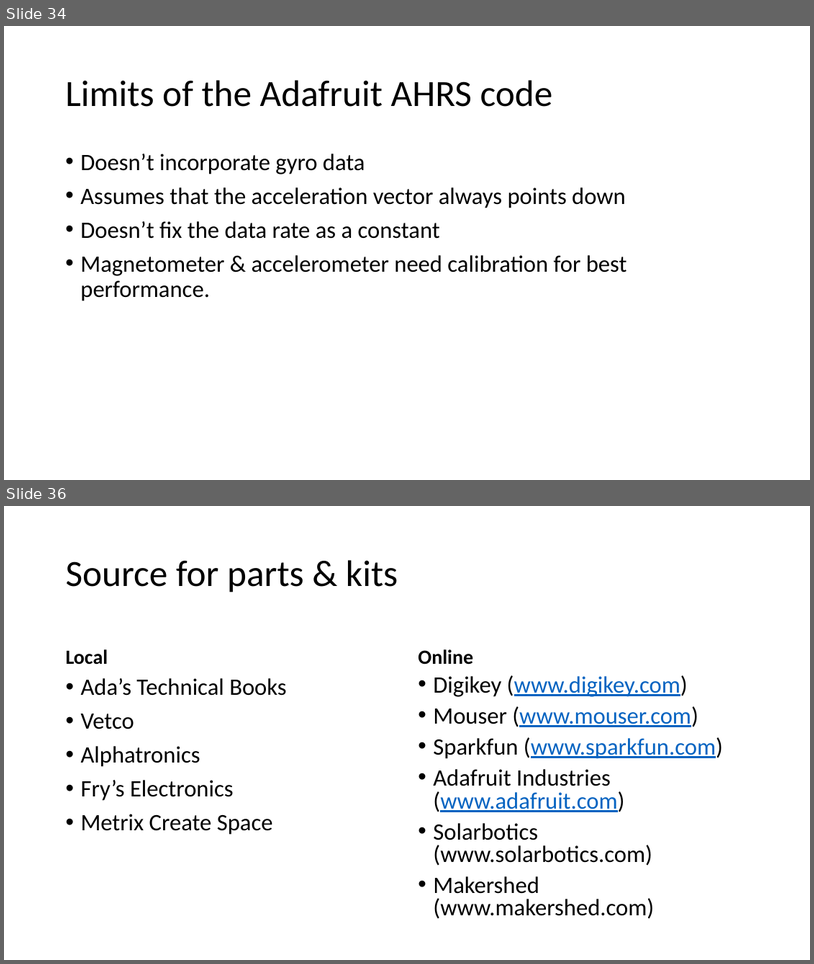
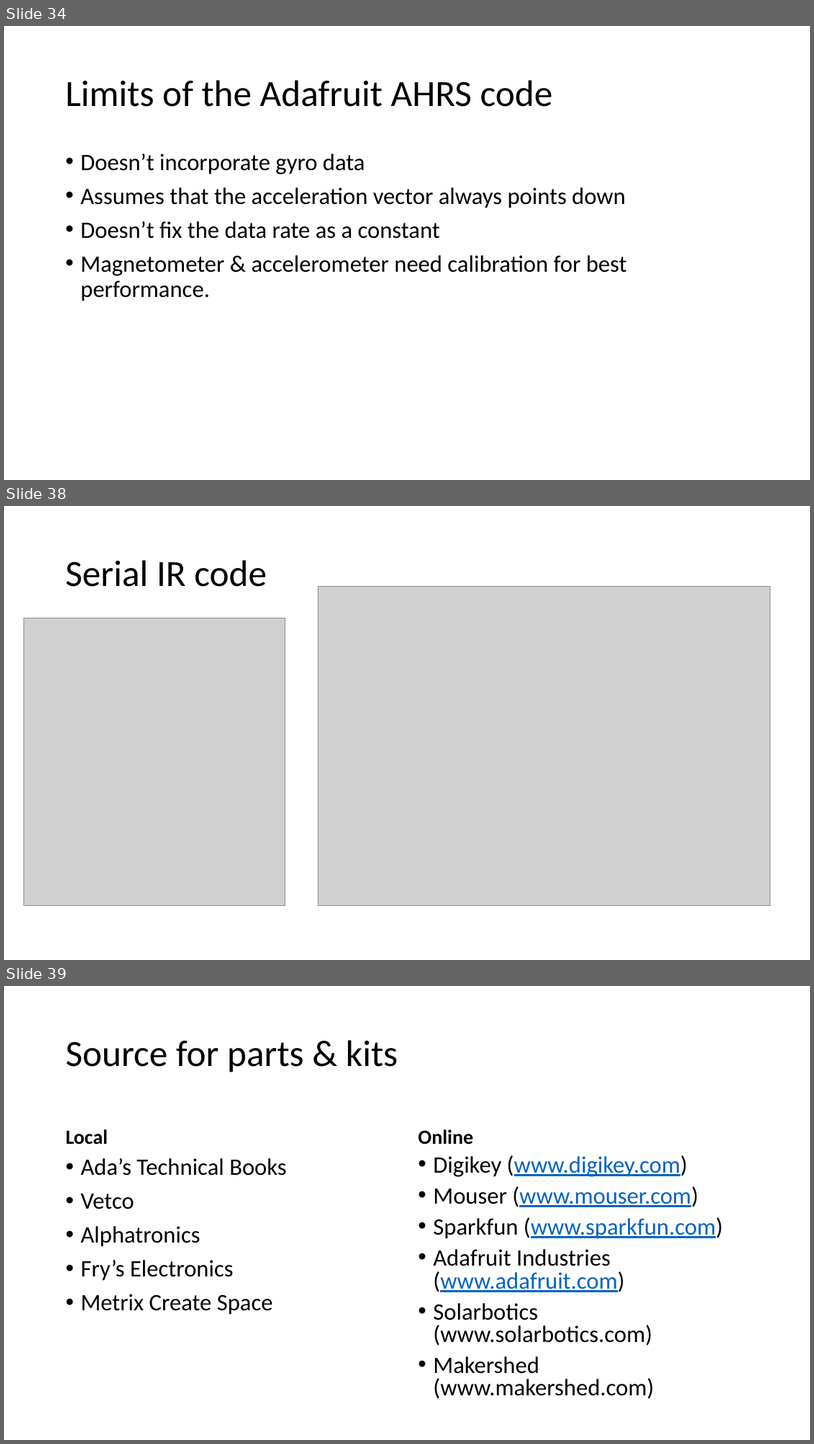
Before and after one commit to logos-electromechanical/SensorWorkshop, a slide deck: presentation/Mobile Sensors Workshop, Part 2.pptx. Shown one above the other, each under a label of ours: slides 34 and 36 before the commit, slides 34, 38 and 39 after it; the slides between them are not shown. The pictures are 814x964 and 814x1444 pixels, drawn with LibreOffice and Linux fonts; fonts in the diff are those of the drawing; grey boxes stand for pictures. Boxes give left, top, right and bottom in pixels: in the first picture for what was removed or moved away, otherwise in the second. Text is boxed around its words. In the diff, an @@ line names an element or a change of style, - is before the commit and + after.

Commit message:
Added serial IR comms stuff

```diff
--- a/presentation/Mobile Sensors Workshop, Part 2.pptx
+++ b/presentation/Mobile Sensors Workshop, Part 2.pptx
@@ slide 38 added at (4, 506, 810, 960), background #FFFFFF @@
@@ title added at (65, 560, 267, 587), 44 pt, text #000000 @@
+Serial IR code
@@ picture added at (319, 587, 771, 906) @@
@@ picture added at (24, 618, 286, 906) @@
@@ what was slide 36 is now slide 39 @@
```
Also in this commit, not shown: 1 slide changed, 2 other slides added, 2 other files.
